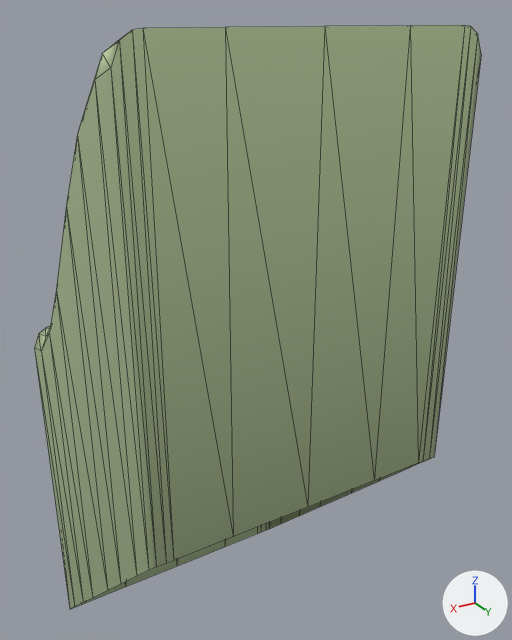
A saved change to the glTF model ground/ground-ramp-lr-00.glb.
Before and after are seen from a camera (50 mm lens) standing at (1.0, 1.88, 1.02) and looking at (-0.14, -0.03, 0.07). The axes (+X, +Y, +Z) are drawn at lower right. The lights are the same throughout. The first picture is the older version. Mesh edges are drawn as thin lines.

The older version as bpy lines, for what is in view:
```python
me_ground_ramp_lr_00 = bpy.data.meshes.new('ground-ramp-lr-00')
me_ground_ramp_lr_00.from_pydata(...)  # 122 vertices, 208 faces; spans x -0.5..0.5, y -0.5..0.5, z -1.3..1.0
me_ground_ramp_lr_00.materials.append(mat_ground)
ob_ground_ramp_lr_00 = bpy.data.objects.new('ground-ramp-lr-00', me_ground_ramp_lr_00)
ob_ground_ramp_lr_00.location = (0.0, 0.0, 0.0)
```
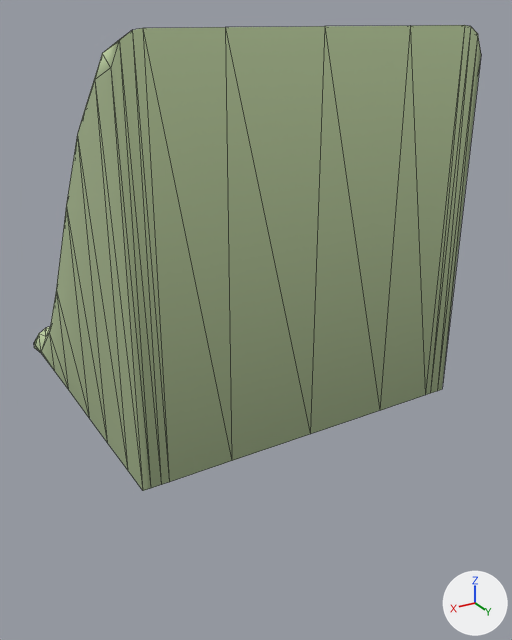
Where the change shows, as pixel boxes (x1, y1, x2, y2) in the pictures (512 x 640 px):
'ground-ramp-lr-00', reshaped (20% shorter): before (34, 25, 481, 609); after (34, 25, 481, 491)

The edits, one by one:
me_ground_ramp_lr_00 is used by ob_ground_ramp_lr_00; location (0.0, 0.0, 0.0).
me_ground_ramp_lr_00 had 122 vertices, 208 faces and spanned x -0.5..0.5, y -0.5..0.5, z -1.3..1.0.
me_ground_ramp_lr_00 now has 122 vertices, 208 faces and spans x -0.5..0.5, y -0.5..0.5, z -0.07..1.0.
me_ground_ramp_lr_00 part 1: all 34 vertices in x -0.5..0.5, y -0.5..0.5, z -1.3..-0.3 are scaled about their middle by (1, 1, 0), then moved by (0.0, 0.0, 0.75).
